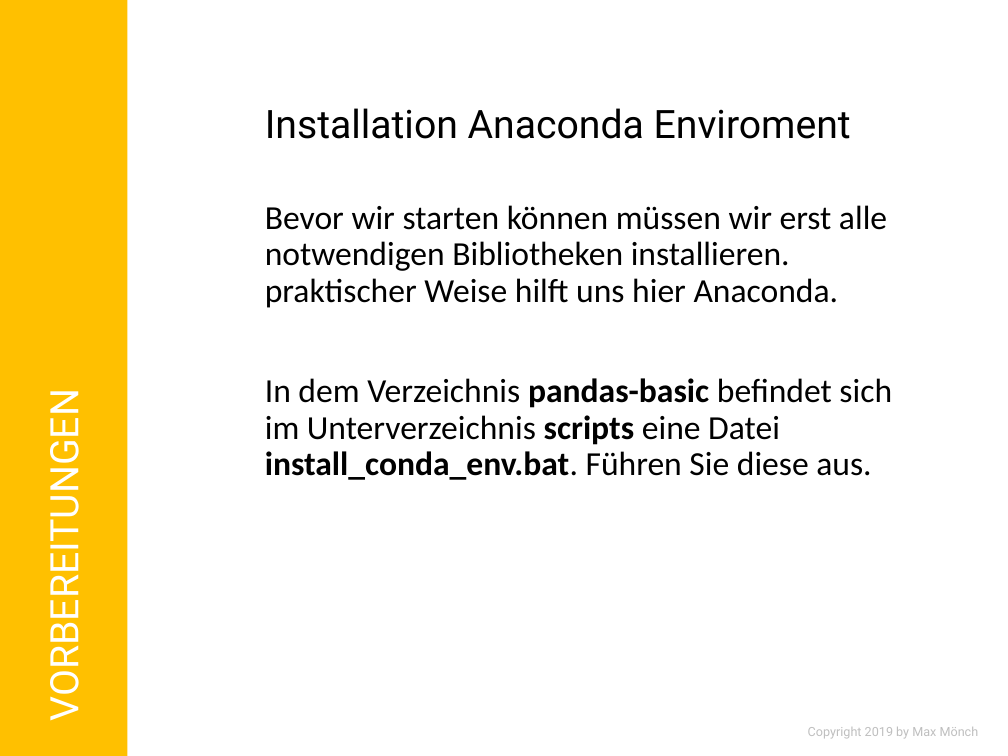
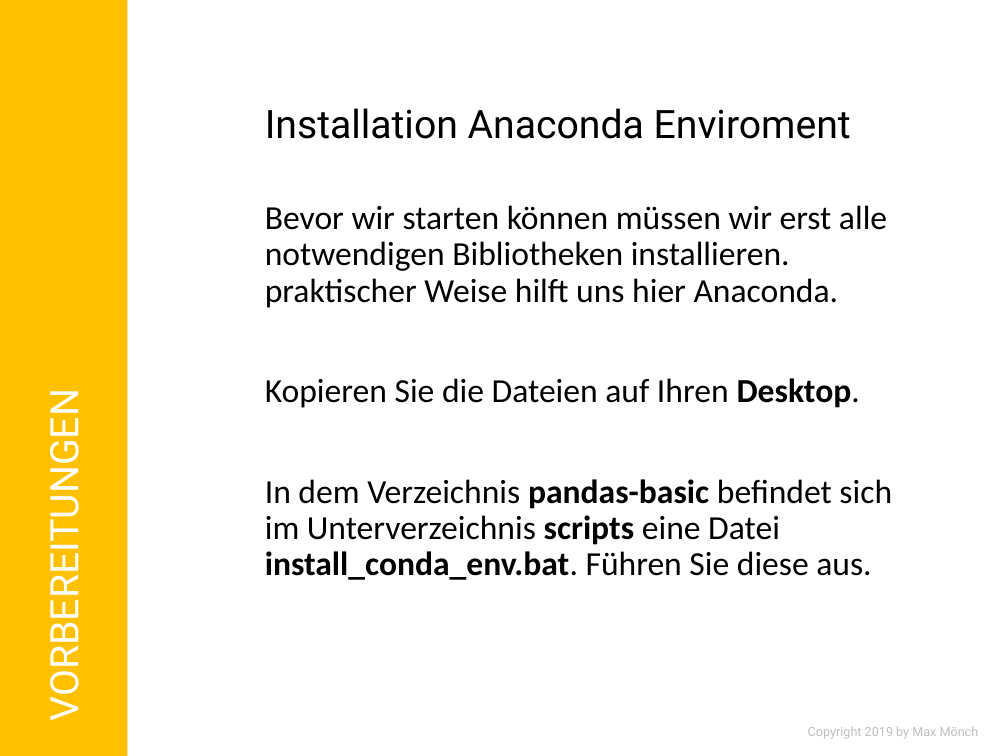
Before and after one commit to MonksterFX/pandas-basic, a slide deck: slide 11 of praesentation/pandas-basic.pptx. Drawn at 1008x756 pixels with LibreOffice and Linux fonts; fonts in the diff are those of the drawing; background and template pictures are left out. Boxes give left, top, right and bottom in pixels: in the first picture for what was removed or moved away, otherwise in the second. Text is boxed around its words. In the diff, an @@ line names an element or a change of style, - is before the commit and + after.

```diff
--- a/praesentation/pandas-basic.pptx
+++ b/praesentation/pandas-basic.pptx
@@ text at <box>265,378,860,408</box>: paragraph added @@
+Kopieren Sie die Dateien auf Ihren Desktop.
```
Also in this commit, not shown: 1 other file.
